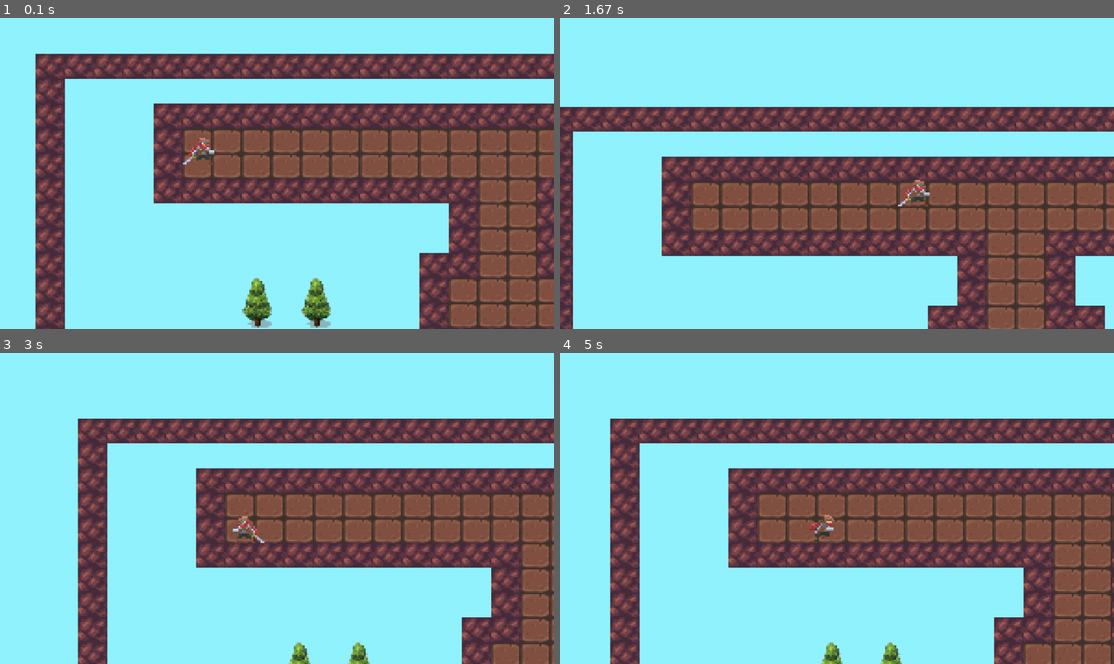
Above: before the commit, frames 1-4 (two rows, left to right).
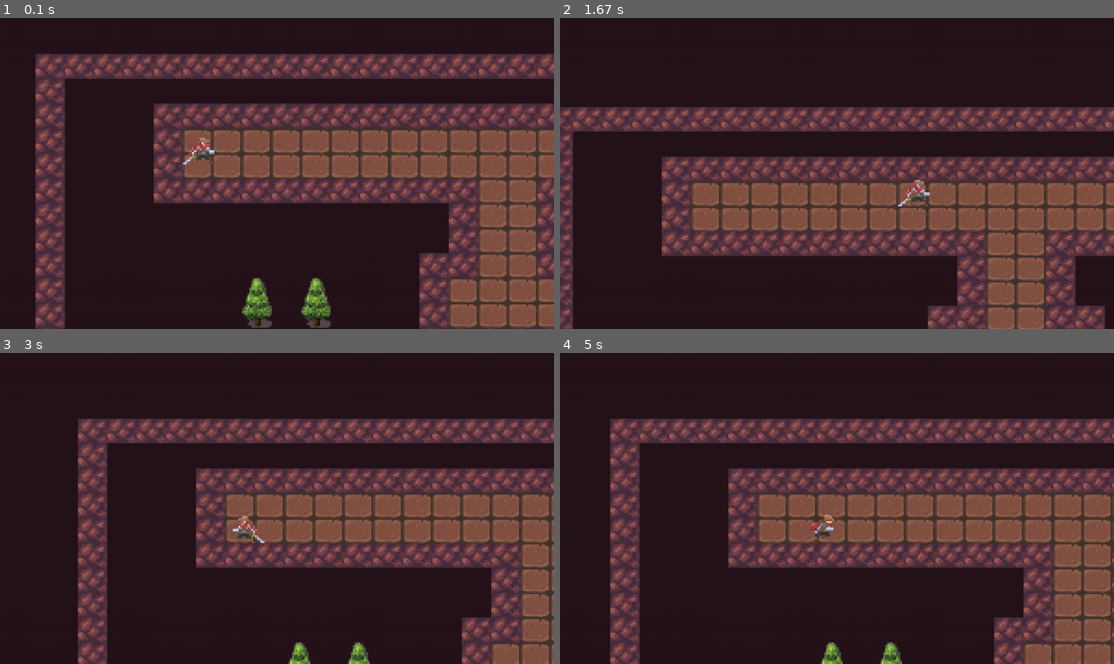
Above: after the commit, the same moments.

Repository: OArthr/piton
Game: pygame game, started from Dream/Dream_Codding/main.py
Two runs of this game, one before a commit and one after it. Both use one fixed random seed, a clock stepped at 60 frames per second and the inputs below.
Inputs:
- Up to frame 1 (0.1 s): no input
- Up to frame 2 (1.67 s): hold Right 0.33-0.8 s; hold Up 0.83-1.13 s; hold Right 1.17-1.63 s
- Up to frame 3 (3 s): hold Left 1.67-2.2 s; hold Down 2.23-2.53 s; hold Left 2.57-2.97 s
- Up to frame 4 (5 s): hold Up 3-3.37 s; hold Right 3.4-4.03 s; hold Down 4.07-4.43 s; hold Left 4.47-4.93 s; hold Right from 4.97 s (still down)

The runs differ from the first frame. In frame 1, 56% of the frame differs, in the area x 0-100%, y 0-100%; in frame 2, 59%; in frame 3, 65%; in frame 4, 61%.

Commit message:
Mudança no fill

Diff:
--- a/Dream/Dream_Codding/main.py
+++ b/Dream/Dream_Codding/main.py
@@ -131,7 +131,7 @@
 true_scroll = [0, 0]
 
 while True:
-    display.fill((146, 244, 255))  # Cor de fundo do céu
+    display.fill((37,19,26))  # Cor de fundo do céu
 
     # Ajuste: Cálculo da rolagem da câmera com base na posição do jogador
     true_scroll[0] += (player_rect.x - true_scroll[0] - 152) / 20
